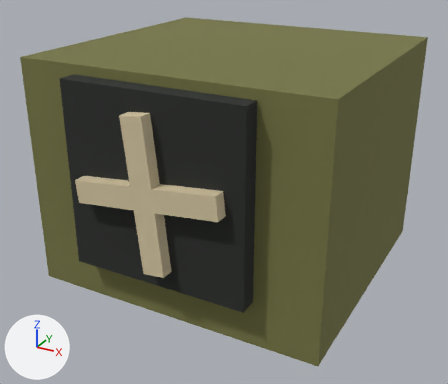
The glTF model docs/vision/assets/generated/generator.gltf: old version first, new version second.
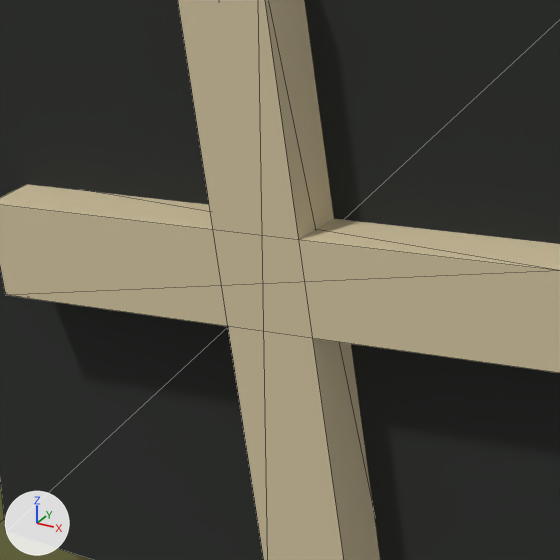
Each version appears first whole from a 50 mm camera at (1.603, -3.095, 1.945) aimed at (0.0, -0.181, 0.488), and next in a close-up on the part from 17% to 48% of the width and 34% to 70% of the height. Arrows for +X, +Y and +Z are at lower left; the lights stay in place. The last two pictures show the newer version. The close-ups show mesh edges as thin lines. Where no turn or scale is listed for an object, it has been applied to the vertices.

Objects in the first close-up: 'fanFrame', 'fanX', 'fanY', 'housing'.
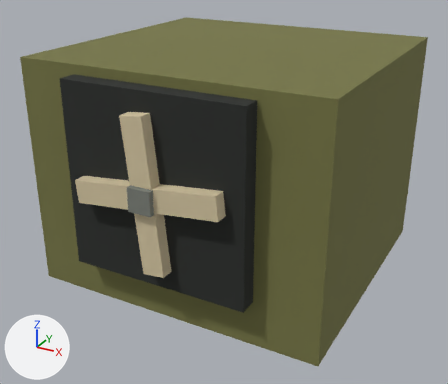
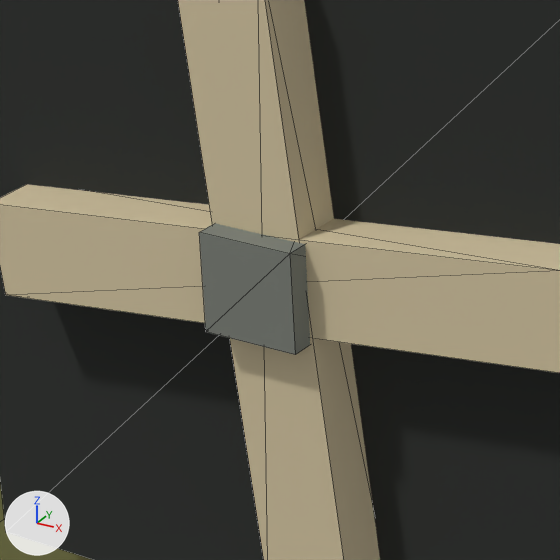
Edits to the bpy script that builds the scene:
```text
Add mat_steel:
    mat_steel = principled_material('steel')
    mat_steel.base_color = (0.202, 0.216, 0.188)  # grey #7c8078
    mat_steel.roughness = 1.0
Add me_box_steel:
    me_box_steel.from_pydata(...)  # a box spanning x -0.062..0.062, y -0.125..0.125, z -0.062..0.062
    me_box_steel.materials.append(mat_steel)  # grey #7c8078
Add ob_shaftbar:
    ob_shaftbar = bpy.data.objects.new('shaftBar', me_box_steel)
    ob_shaftbar.location = (0.0, -0.875, 0.75)
```

Pixel boxes [x1, y1, x2, y2] of what changed, in the close-ups (560 x 560 px):
'shaftBar', added
    after: [199, 223, 310, 355]
